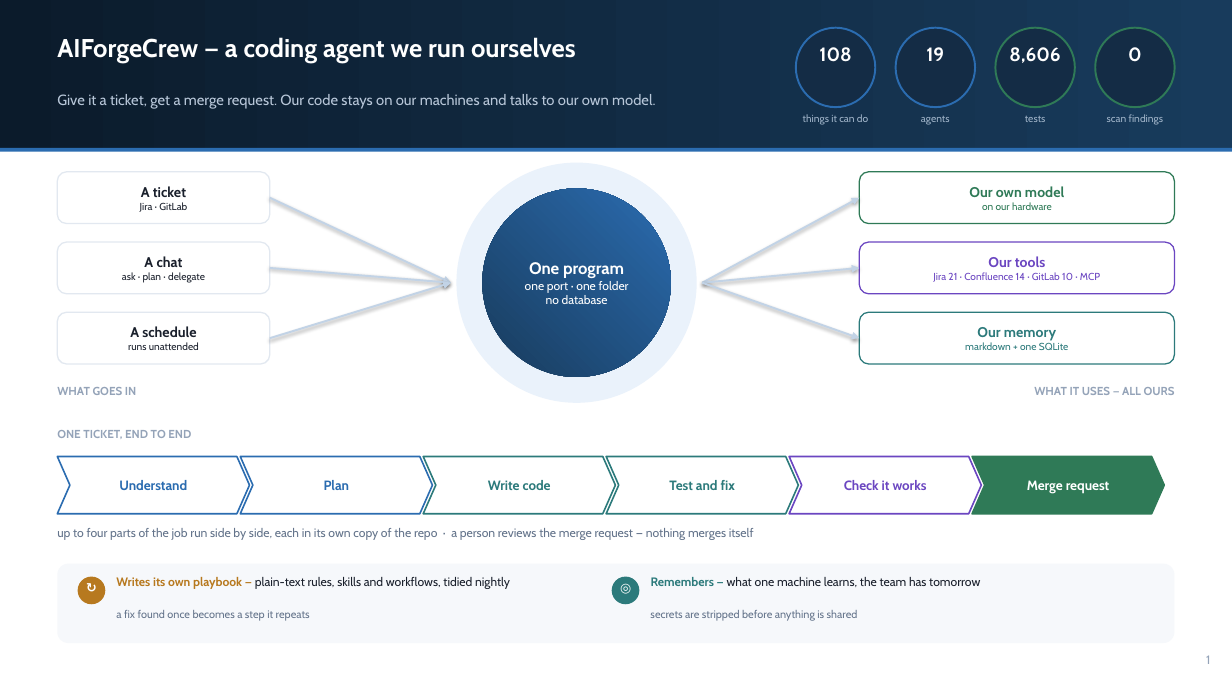
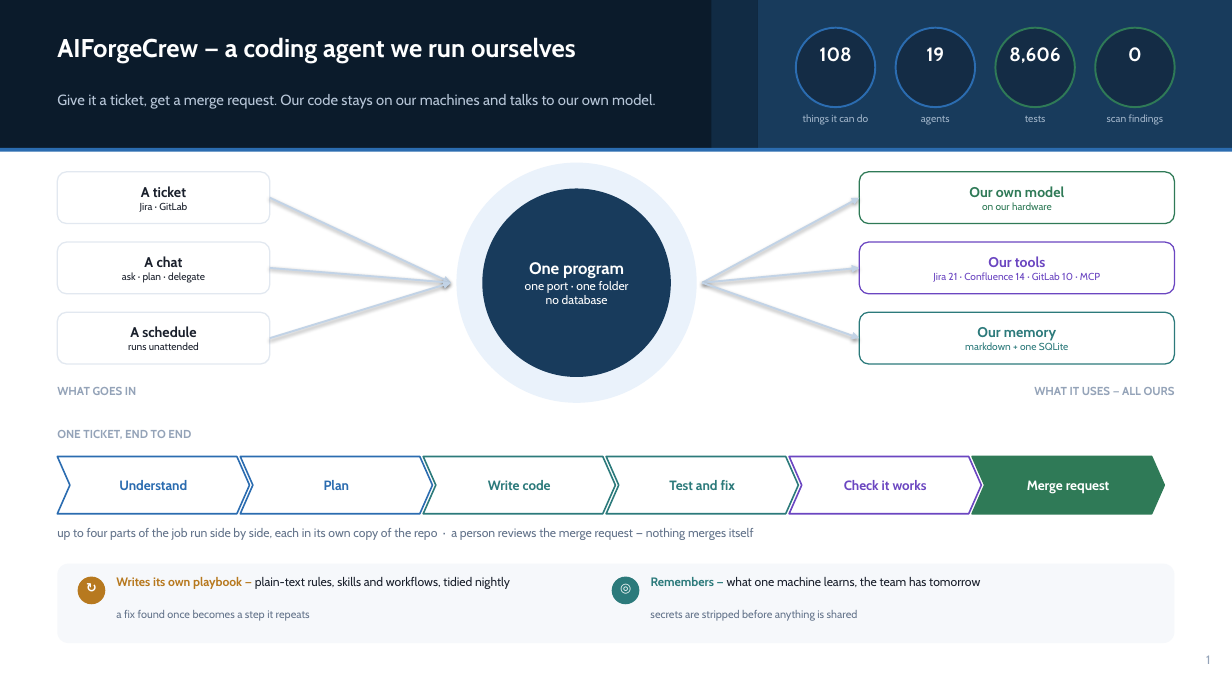
Before and after one commit to Manikanta-Reddy-Pasala/AIForgeCrew, a slide deck: slide 1 of docs/AIForgeCrew-CTO-Summary.pptx. Drawn at 1232x693 pixels with LibreOffice and Linux fonts; fonts in the diff are those of the drawing. Boxes give left, top, right and bottom in pixels: in the first picture for what was removed or moved away, otherwise in the second. Text is boxed around its words. In the diff, an @@ line names an element or a change of style, - is before the commit and + after.

```diff
--- a/docs/AIForgeCrew-CTO-Summary.pptx
+++ b/docs/AIForgeCrew-CTO-Summary.pptx
@@ rectangle at box(0, 0, 1232, 150): fill gradient #0B1B2B to #183B5C to #0B1B2B @@
@@ rectangle added at box(712, 0, 758, 150), fill #112B44 @@
@@ rectangle added at box(758, 0, 1232, 150), fill #183B5C @@
@@ ellipse "One program" at box(482, 189, 671, 377): fill gradient #183B5C to #2B6CB0 to #183B5C @@
```
Also in this commit, not shown: 2 other slides changed, 1 other file.
